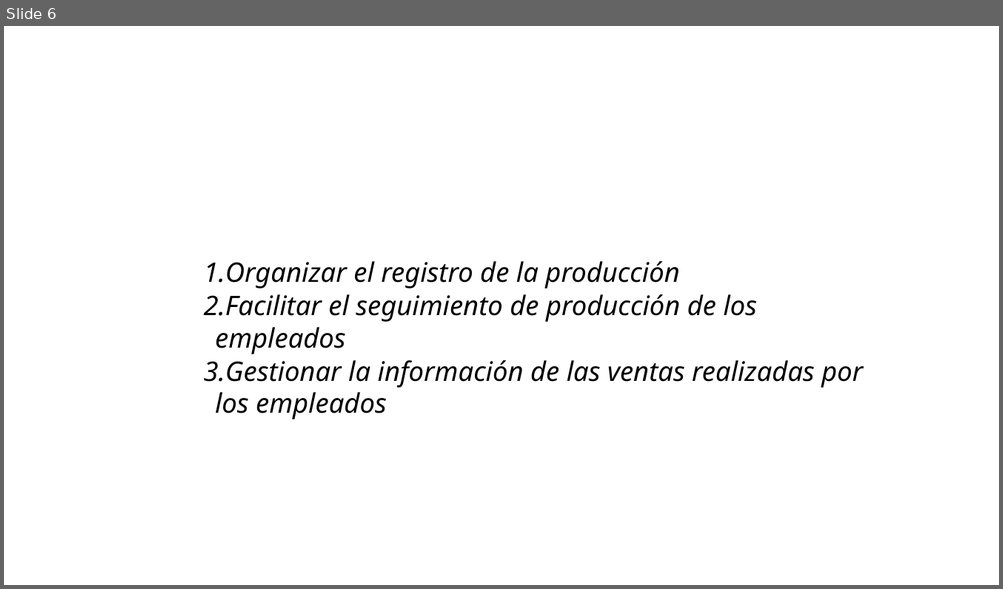
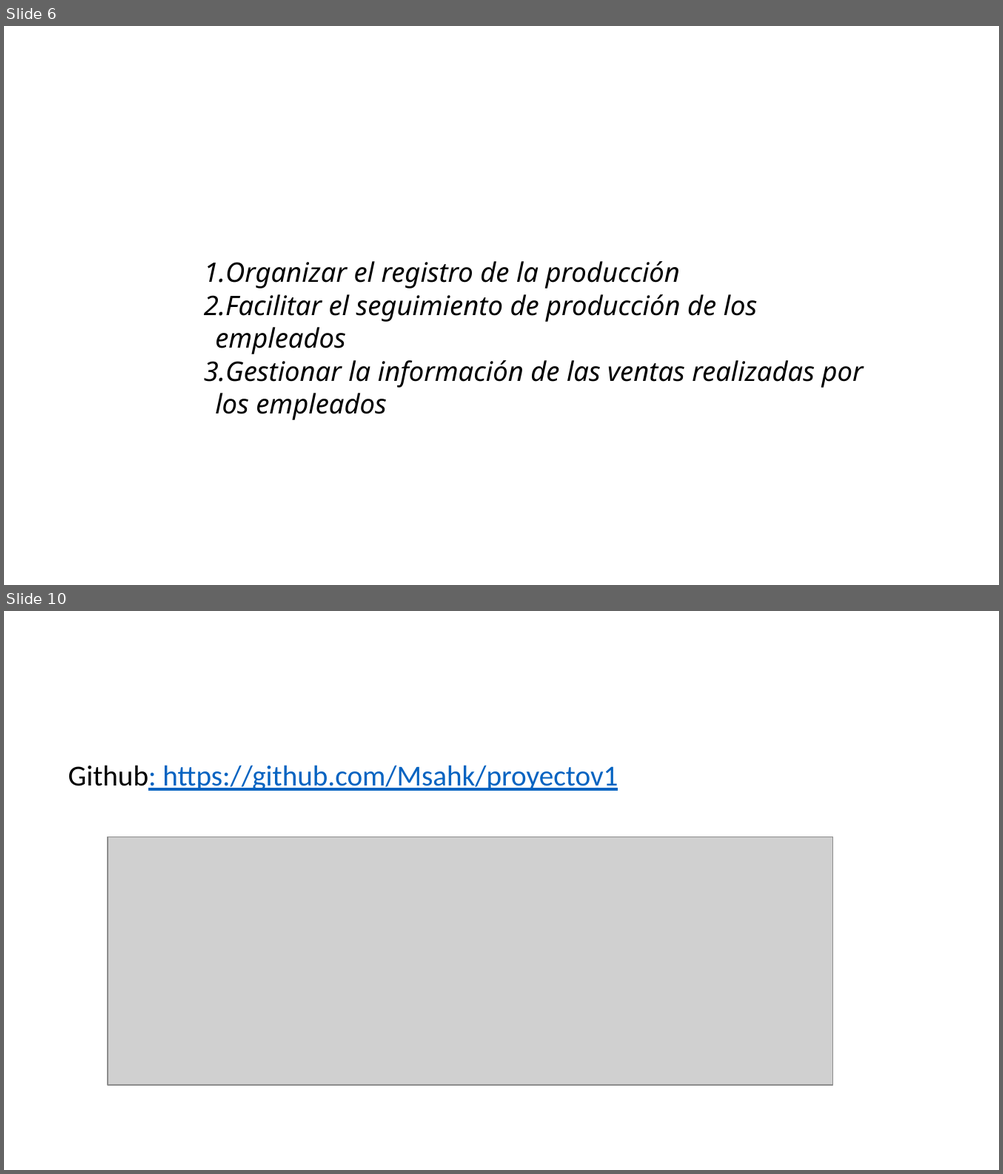
Before and after one commit to Msahk/proyectov1, a slide deck: Documentacion/Plantilla PPoint Sustentación Trimestre 4-PAE.pptx. Shown one above the other, each under a label of ours: slide 6 before the commit, slides 6 and 10 after it; the slides between them are not shown. The pictures are 1003x589 and 1003x1174 pixels, drawn with LibreOffice and Linux fonts; fonts in the diff are those of the drawing; grey boxes stand for pictures; background and template pictures are left out. Boxes give left, top, right and bottom in pixels: in the first picture for what was removed or moved away, otherwise in the second. Text is boxed around its words. In the diff, an @@ line names an element or a change of style, - is before the commit and + after.

```diff
--- a/Documentacion/Plantilla PPoint Sustentación Trimestre 4-PAE.pptx
+++ b/Documentacion/Plantilla PPoint Sustentación Trimestre 4-PAE.pptx
@@ slide 10 added at (x1=4, y1=611, x2=999, y2=1170), background picture (left out) @@
@@ title added at (x1=41, y1=620, x2=899, y2=728), 44 pt, text #FFFFFF, bold @@
+REPOSITORIO
@@ text added at (x1=68, y1=765, x2=617, y2=791), 28 pt, text #0563C1, underline @@
+Github: https://github.com/Msahk/proyectov1
@@ picture added at (x1=108, y1=837, x2=833, y2=1085) @@
@@ slide 6 changed as well @@
@@ text "Organizar el registro de la ..." at (x1=204, y1=261, x2=863, y2=420): indent changed; less space between paragraphs @@
```
Also in this commit, not shown: 3 other slides changed, 5 other slides added, 1 slide removed.
